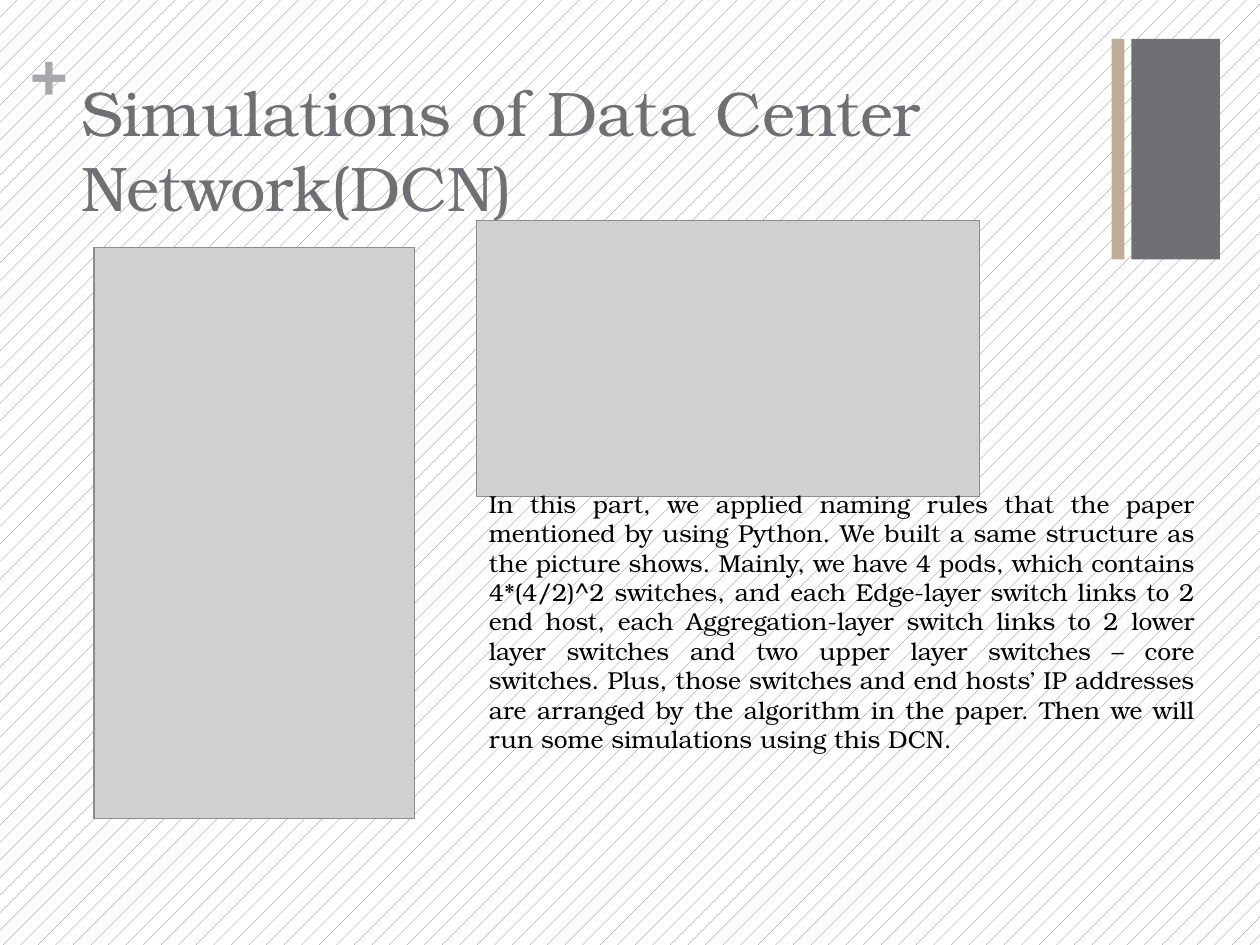
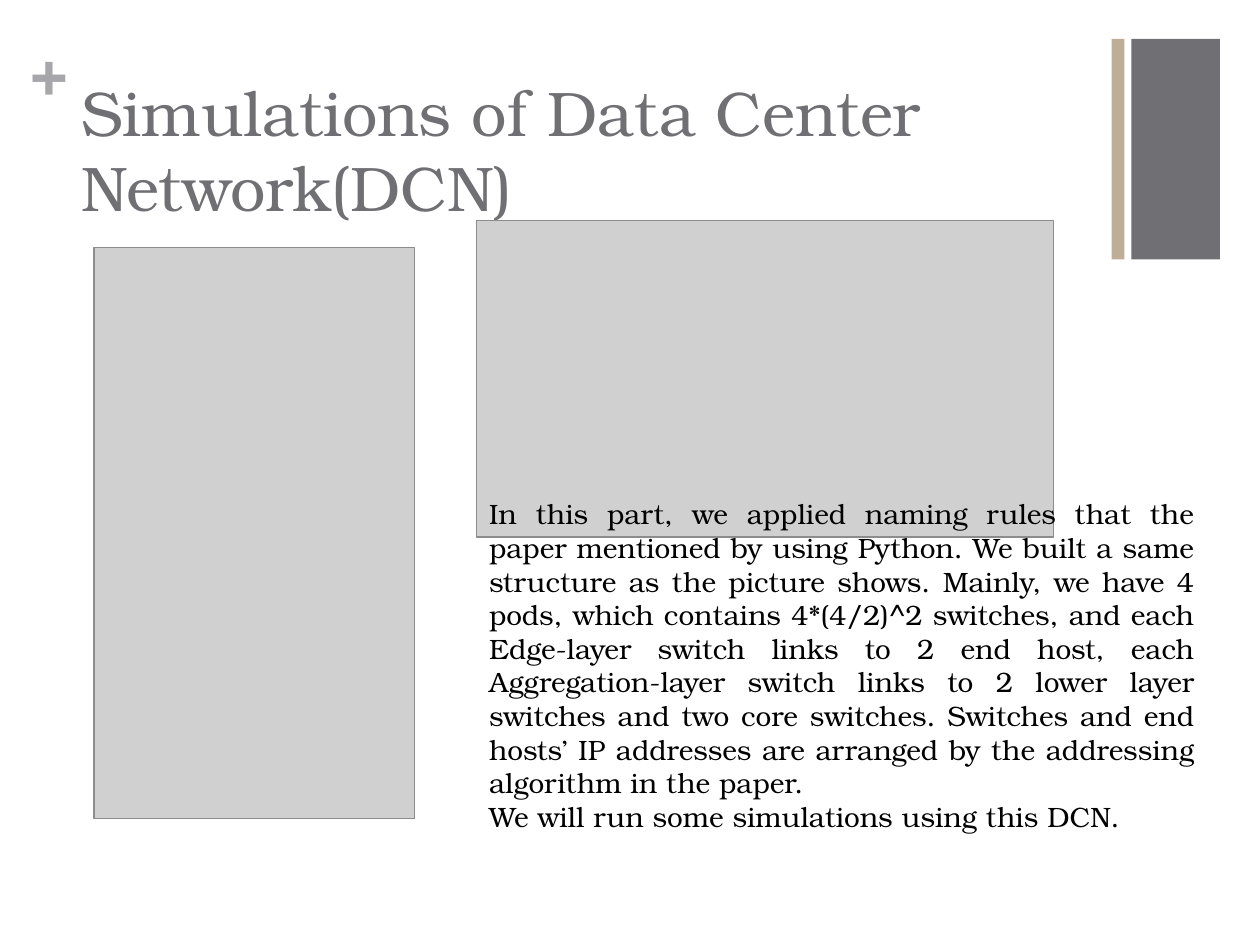
Before and after one commit to Fu-Yilei/Scalable-data-center-simulation, a slide deck: slide 4 of Presentation/presentation.pptx. Drawn at 1260x945 pixels with LibreOffice and Linux fonts; fonts in the diff are those of the drawing; grey boxes stand for pictures. Boxes give left, top, right and bottom in pixels: in the first picture for what was removed or moved away, otherwise in the second. Text is boxed around its words. In the diff, an @@ line names an element or a change of style, - is before the commit and + after.

```diff
--- a/Presentation/presentation.pptx
+++ b/Presentation/presentation.pptx
@@ background pattern #6F6F74 on #FFFFFF to #FFFFFF @@
@@ text "+" at [30, 32, 67, 108]: text colour #A8A8AC to #A7A7AB @@
@@ title "Simulations of Data Center Network(DCN)" rewrapped from [81, 77, 921, 226] to [81, 90, 921, 226] @@
@@ picture: place and size @@
-picture at [476, 220, 979, 496]
+picture at [476, 220, 1053, 537]
@@ text at [489, 498, 1195, 833]: text changed; size 14 to 16 pt @@
-In this part, we applied naming rules that the paper mentioned by using Python. We built a same structure as the picture shows. Mainly, we have 4 pods, which contains 4*(4/2)^2 switches, and each Edge-layer switch links to 2 end host, each Aggregation-layer switch links to 2 lower layer switches and two upper layer switches – core switches. Plus, those switches and end hosts’ IP addresses are arranged by the algorithm in the paper. Then we will run some simulations using this DCN.
+In this part, we applied naming rules that the paper mentioned by using Python. We built a same structure as the picture shows. Mainly, we have 4 pods, which contains 4*(4/2)^2 switches, and each Edge-layer switch links to 2 end host, each Aggregation-layer switch links to 2 lower layer switches and two core switches. Switches and end hosts’ IP addresses are arranged by the addressing algorithm in the paper.
+We will run some simulations using this DCN.
```
Also in this commit, not shown: 7 other slides changed, 2 slides added, 4 other files.
